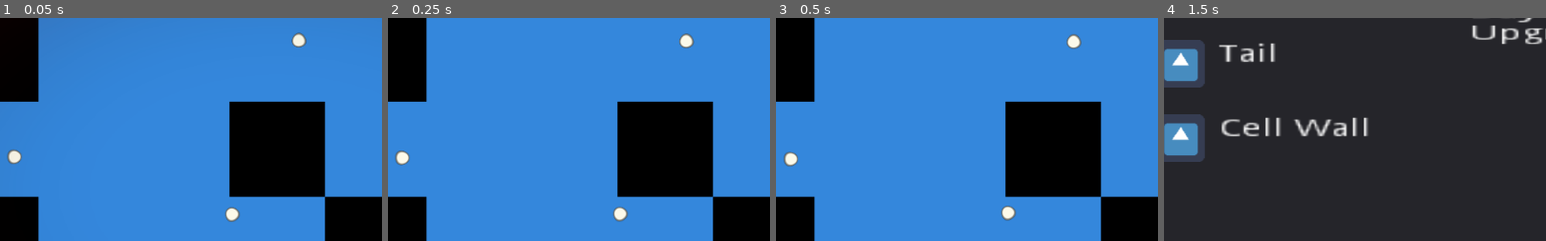
Above: before the commit, frames 1-4 (left to right).
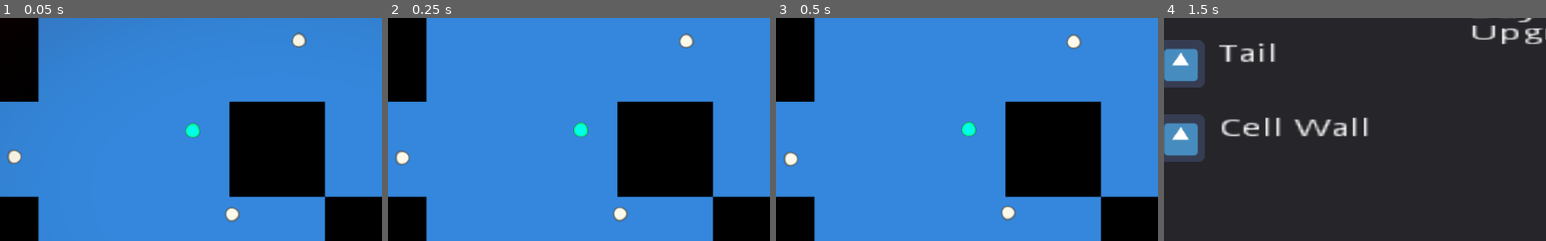
Above: after the commit, the same moments.

Repository: CastleOfArgg/Bio
Game: Godot game, scene res://scenes/Main.tscn
Same seed, same stepped clock (60 frames per second), same inputs: the game is played once before the commit and once after it. The engine's default icon, where the game draws it, is replaced by a stand-in: a white triangle on a blue panel in a dark square.
Inputs (mouse positions are % of the whole screen's width and height, from its top left):
- Up to frame 1 (0.05 s): no input
- Up to frame 2 (0.25 s): no input
- Up to frame 3 (0.5 s): no input
- Up to frame 4 (1.5 s): move the mouse to (72, 45) at 0.52 s; hold D (move_right) 0.53-1.25 s; click (82, 90) at 1.25 s
The pictures show only the part of the screen within x 14-64%, y 13-63%; the shares and areas given below are measured in that part.

The runs differ from the first frame. In frame 1, 0.2% of the frame differs, in the area x 48-53%, y 47-54%; in frame 2, 0.2%, in the area x 48-53%, y 46-54%; in frame 3, 0.2%; in frame 4, nothing differs.

Commit message:
Updated Chlorophyll

Diff:
--- a/scenes/Chlorophyll.tscn
+++ b/scenes/Chlorophyll.tscn
@@ -31,6 +31,8 @@
 damage = 0
 value = 0
 weight = 2000
+color_blend_weight = 1.0
+color_to_blend = Color( 0, 1, 0.501961, 1 )
 
 [node name="CollisionShape2D" type="CollisionShape2D" parent="."]
 shape = SubResource( 1 )
--- a/scenes/MainMap.tscn
+++ b/scenes/MainMap.tscn
@@ -1,17 +1,18 @@
-[gd_scene load_steps=11 format=2]
+[gd_scene load_steps=12 format=2]
 
 [ext_resource path="res://src/Map.gd" type="Script" id=1]
 [ext_resource path="res://scenes/Cell.tscn" type="PackedScene" id=2]
 [ext_resource path="res://scenes/Suger.tscn" type="PackedScene" id=3]
-[ext_resource path="res://shaders/Red.shader" type="Shader" id=4]
-[ext_resource path="res://resources/icon.png" type="Texture" id=5]
-[ext_resource path="res://src/Red.gd" type="Script" id=6]
-[ext_resource path="res://scenes/UI.tscn" type="PackedScene" id=7]
-[ext_resource path="res://scenes/Game_Menu.tscn" type="PackedScene" id=8]
-[ext_resource path="res://scenes/Main_Menu.tscn" type="PackedScene" id=9]
+[ext_resource path="res://scenes/Chlorophyll.tscn" type="PackedScene" id=4]
+[ext_resource path="res://shaders/Red.shader" type="Shader" id=5]
+[ext_resource path="res://resources/icon.png" type="Texture" id=6]
+[ext_resource path="res://src/Red.gd" type="Script" id=7]
+[ext_resource path="res://scenes/UI.tscn" type="PackedScene" id=8]
+[ext_resource path="res://scenes/Game_Menu.tscn" type="PackedScene" id=9]
+[ext_resource path="res://scenes/Main_Menu.tscn" type="PackedScene" id=10]
 
 [sub_resource type="ShaderMaterial" id=1]
-shader = ExtResource( 4 )
+shader = ExtResource( 5 )
 shader_param/col = Plane( 1, 0, 0, 0 )
 shader_param/radius_1 = 0.2
 shader_param/radius_2 = 0.85
@@ -55,6 +56,9 @@
 [node name="Sugar8" parent="Actors" instance=ExtResource( 3 )]
 position = Vector2( 451.137, 342.53 )
 
+[node name="Chlorophyll" parent="Actors" instance=ExtResource( 4 )]
+position = Vector2( 396, 233 )
+
 [node name="Camera2D" type="Camera2D" parent="."]
 position = Vector2( 509.481, 301.719 )
 current = true
Not shown: 1 places in scenes/MainMap.tscn that only renumber resources
